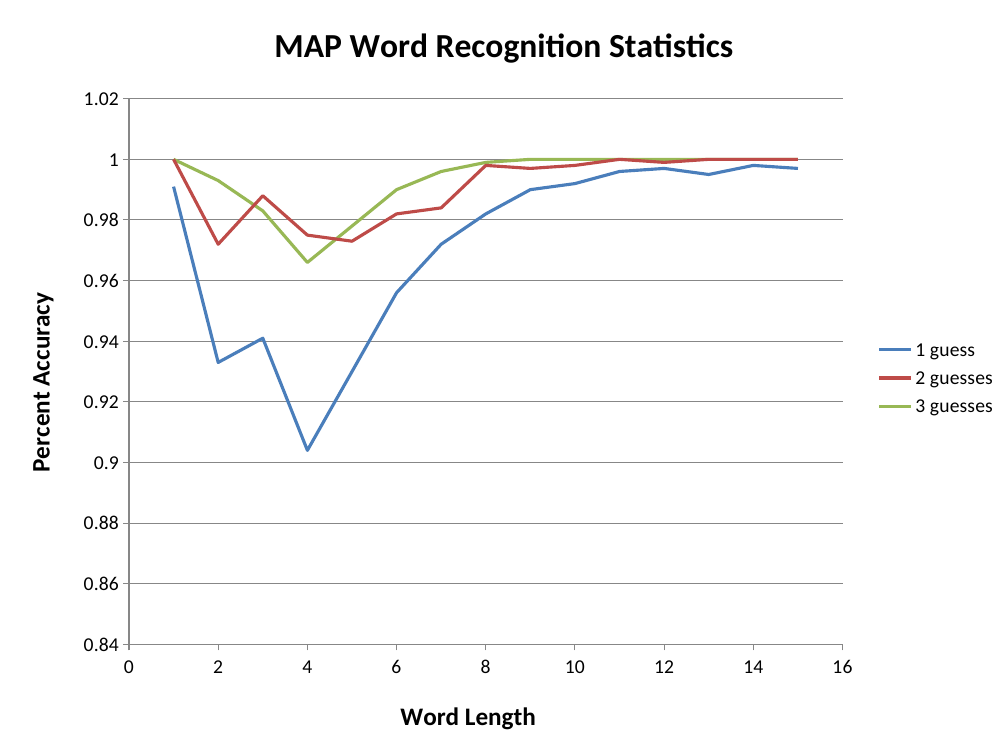
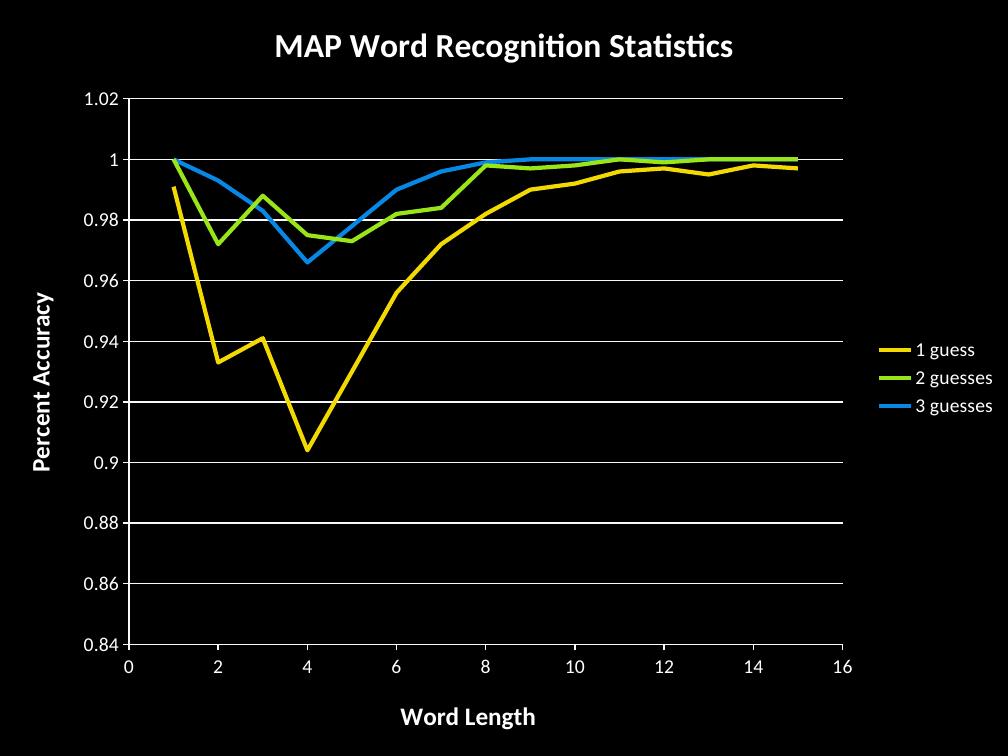
Before and after one commit to katzdave/Handwriting-Recognition, a slide deck: slide 13 of nlppres.pptx. Drawn at 1008x756 pixels with LibreOffice and Linux fonts; fonts in the diff are those of the drawing; background and template pictures are left out. Boxes give left, top, right and bottom in pixels: in the first picture for what was removed or moved away, otherwise in the second. Text is boxed around its words. In the diff, an @@ line names an element or a change of style, - is before the commit and + after.

```diff
--- a/nlppres.pptx
+++ b/nlppres.pptx
@@ background #FFFFFF to picture (left out) @@
@@ scatter lines chart at box(0, 0, 1008, 756) @@
@@ colour of 1 guess #4F81BD to #F2D908 @@
@@ colour of 2 guesses #C0504D to #9DE61E @@
@@ colour of 3 guesses #9BBB59 to #0D8BE6 @@
@@ lettering changed @@
```
Also in this commit, not shown: 16 other slides changed, 1 slide added, 3 other files.
